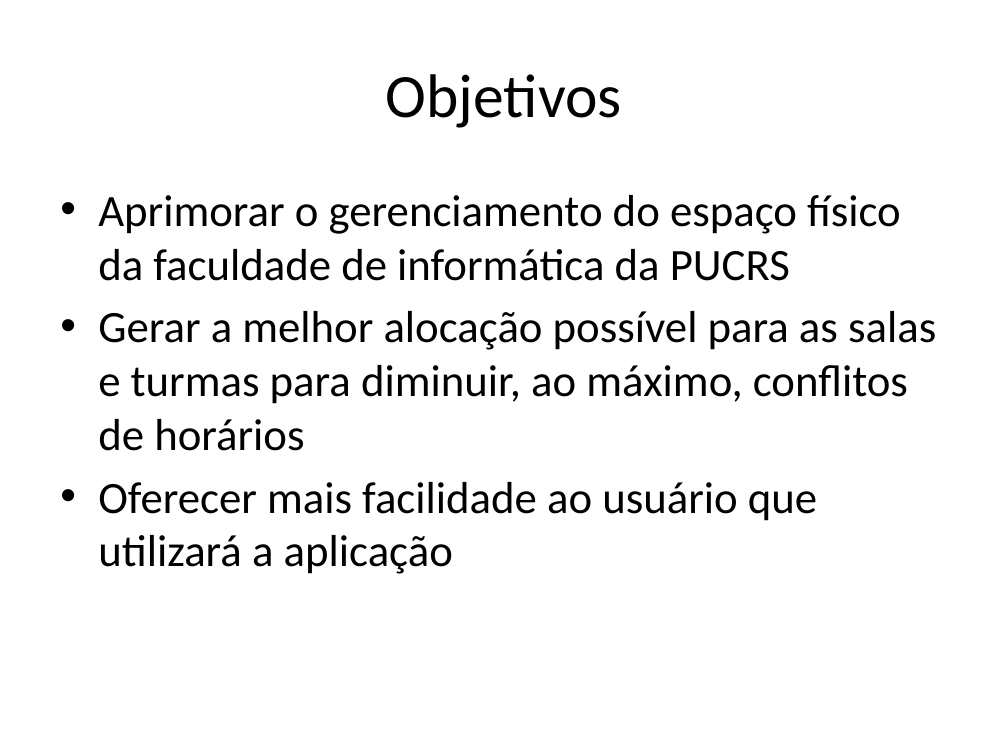
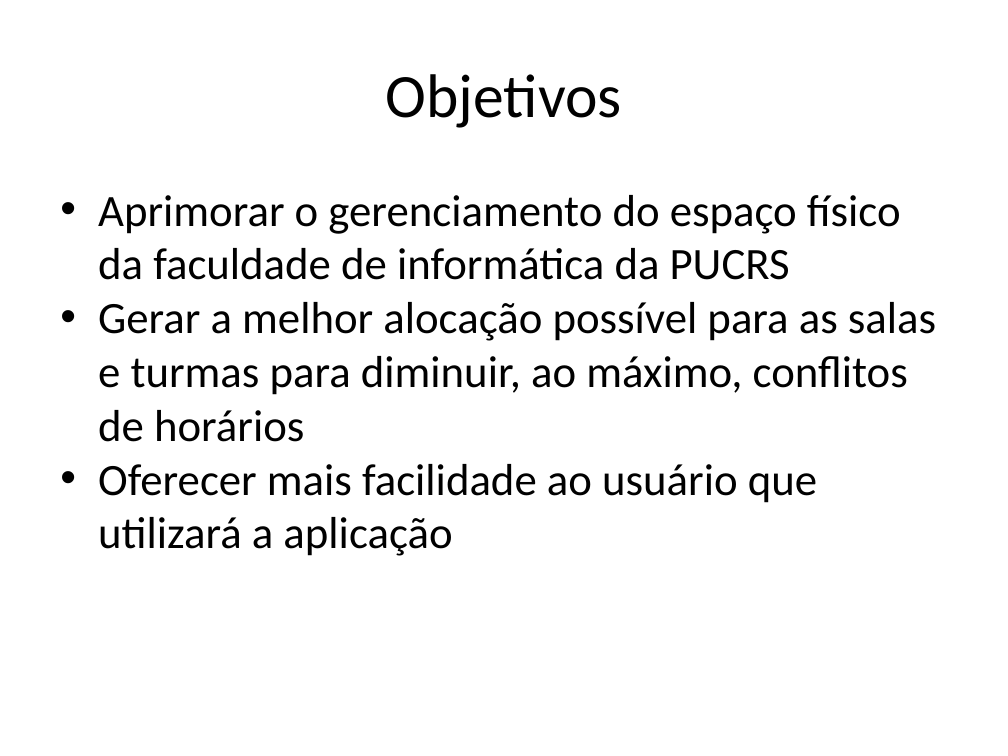
Before and after one commit to brunoccst/GerenciamentoDeEspacoFisico, a slide deck: slide 3 of T3/Apresentação.pptx. Drawn at 1008x756 pixels with LibreOffice and Linux fonts; fonts in the diff are those of the drawing. Boxes give left, top, right and bottom in pixels: in the first picture for what was removed or moved away, otherwise in the second. Text is boxed around its words. In the diff, an @@ line names an element or a change of style, - is before the commit and + after.

Commit message:
Adicionada arquitetura para apresentacao

```diff
--- a/T3/Apresentação.pptx
+++ b/T3/Apresentação.pptx
@@ text "Aprimorar o gerenciamento do espaço ..." at (98, 195, 936, 556): indent changed; less space between paragraphs @@
```
Also in this commit, not shown: 4 other slides changed.
